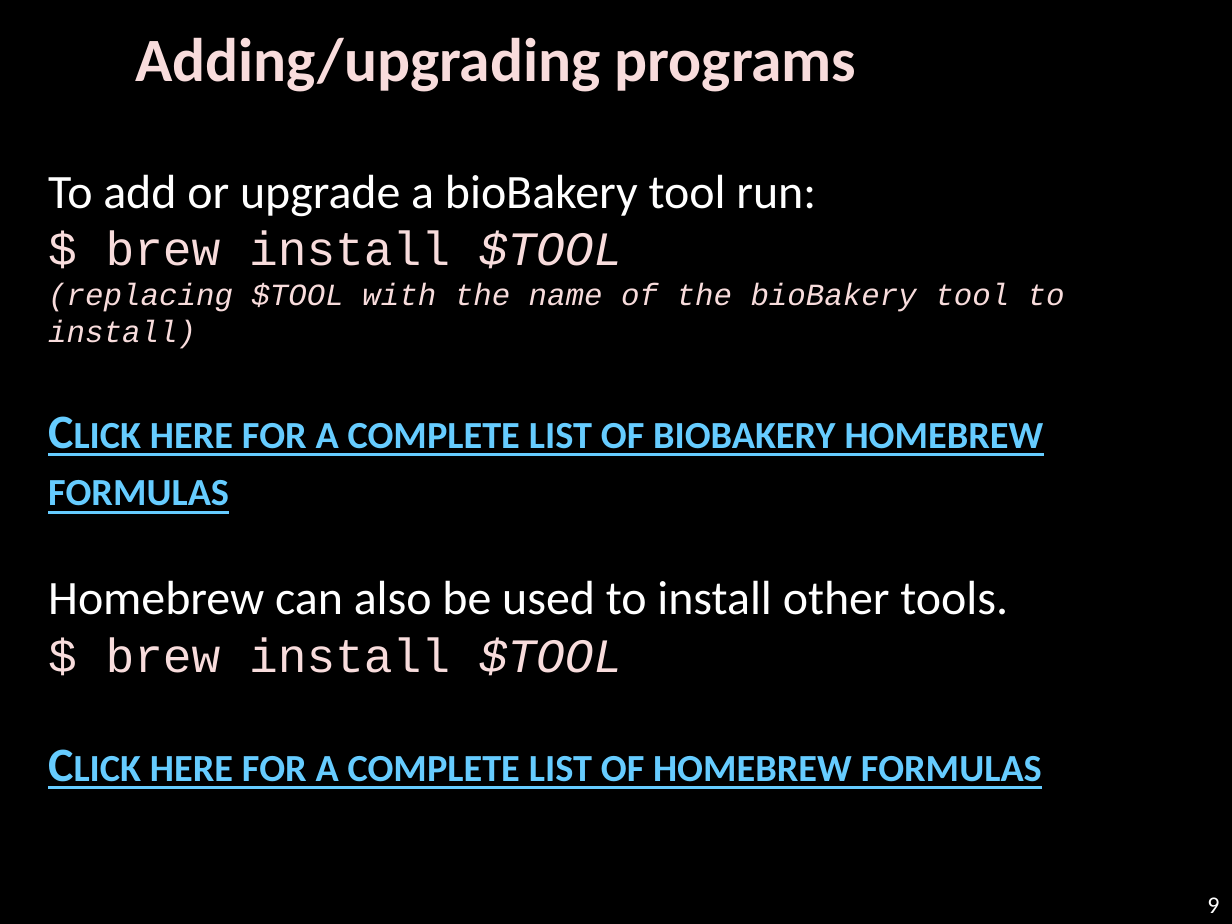
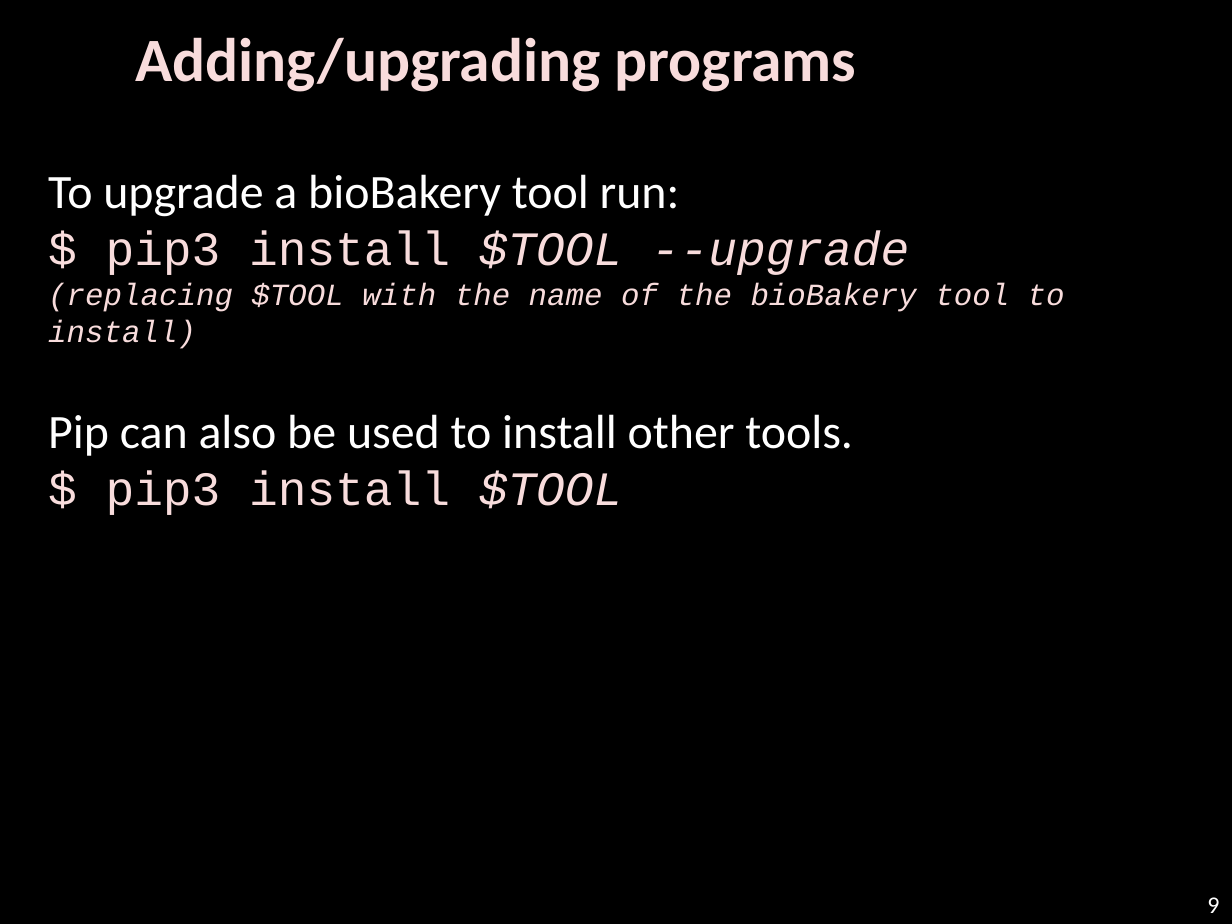
Before and after one commit to biobakery/biobakery, a slide deck: slide 9 of vagrant/biobakery-gui/WELCOME.pptx. Drawn at 1232x924 pixels with LibreOffice and Linux fonts; fonts in the diff are those of the drawing; background and template pictures are left out. Boxes give left, top, right and bottom in pixels: in the first picture for what was removed or moved away, otherwise in the second. Text is boxed around its words. In the diff, an @@ line names an element or a change of style, - is before the commit and + after.

Commit message:
Update vagrantbox provision to replace lightdm config with gdm3 new default, ubuntu 18 changes, conda migrates to pip installs, and update welcome

```diff
--- a/vagrant/biobakery-gui/WELCOME.pptx
+++ b/vagrant/biobakery-gui/WELCOME.pptx
@@ text at box(48, 174, 909, 275): text changed @@
-To add or upgrade a bioBakery tool run:
-$ brew install $TOOL
+To upgrade a bioBakery tool run:
+$ pip3 install $TOOL --upgrade
@@ text at box(48, 414, 853, 515): text changed; text colour #66CCFF to #FFFFFF; bold off @@
-Click here for a complete list of biobakery homebrew formulas
-Homebrew can also be used to install other tools.
-$ brew install $TOOL
-Click here for a complete list of homebrew formulas
+Pip can also be used to install other tools.
+$ pip3 install $TOOL
```
Also in this commit, not shown: 4 other slides changed, 8 other files.
